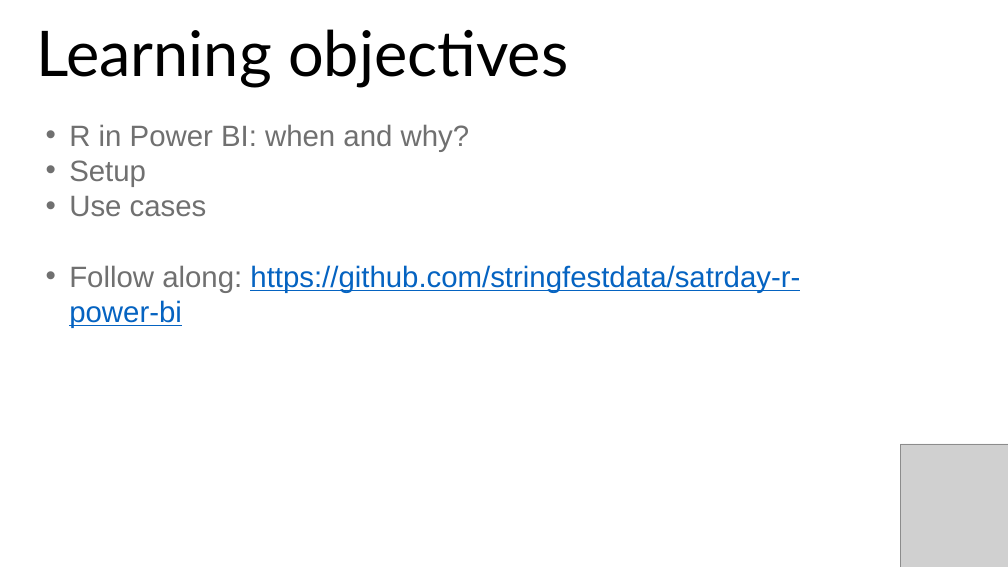
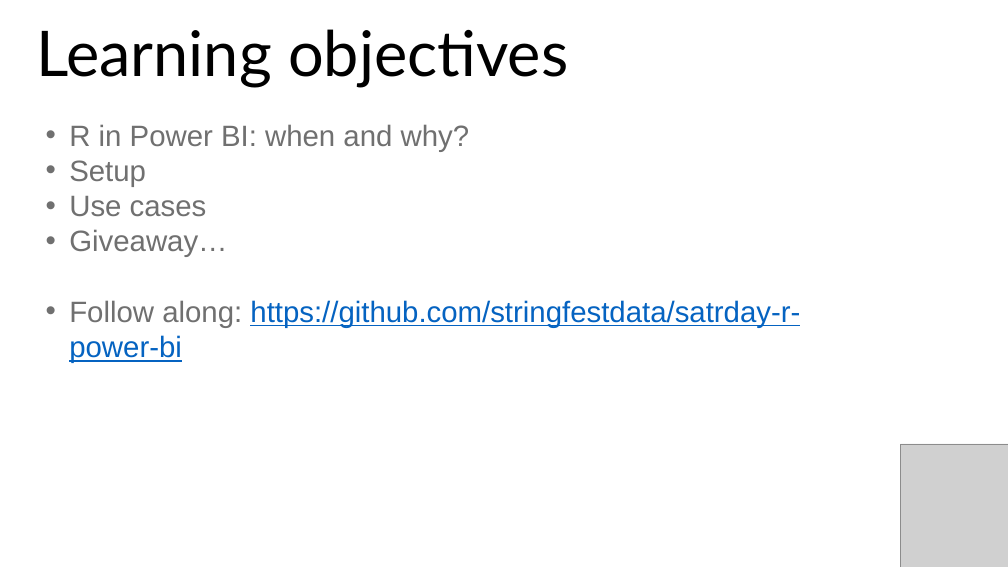
Before and after one commit to stringfestdata/satrday-r-power-bi, a slide deck: slide 2 of satrday-r-power-bi.pptx. Drawn at 1008x567 pixels with LibreOffice and Linux fonts; fonts in the diff are those of the drawing; grey boxes stand for pictures. Boxes give left, top, right and bottom in pixels: in the first picture for what was removed or moved away, otherwise in the second. Text is boxed around its words. In the diff, an @@ line names an element or a change of style, - is before the commit and + after.

```diff
--- a/satrday-r-power-bi.pptx
+++ b/satrday-r-power-bi.pptx
@@ text at (x1=69, y1=229, x2=227, y2=257): paragraph added @@
+• Giveaway…
```
Also in this commit, not shown: 1 slide added, 1 other file.
